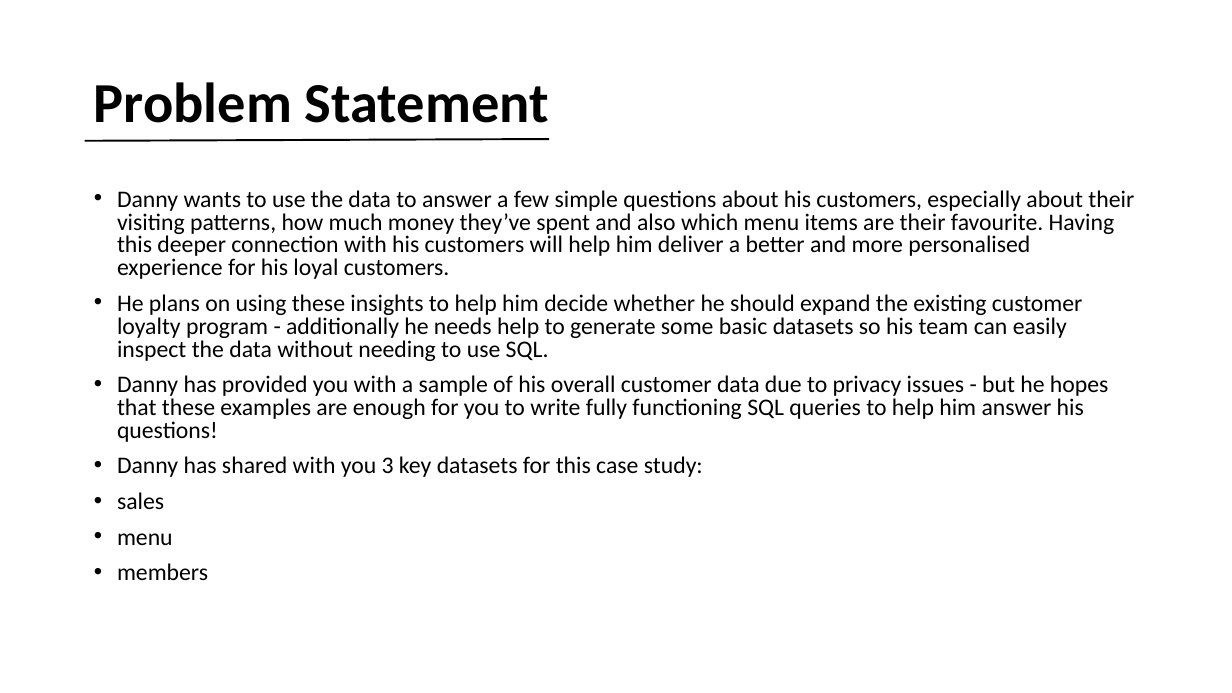
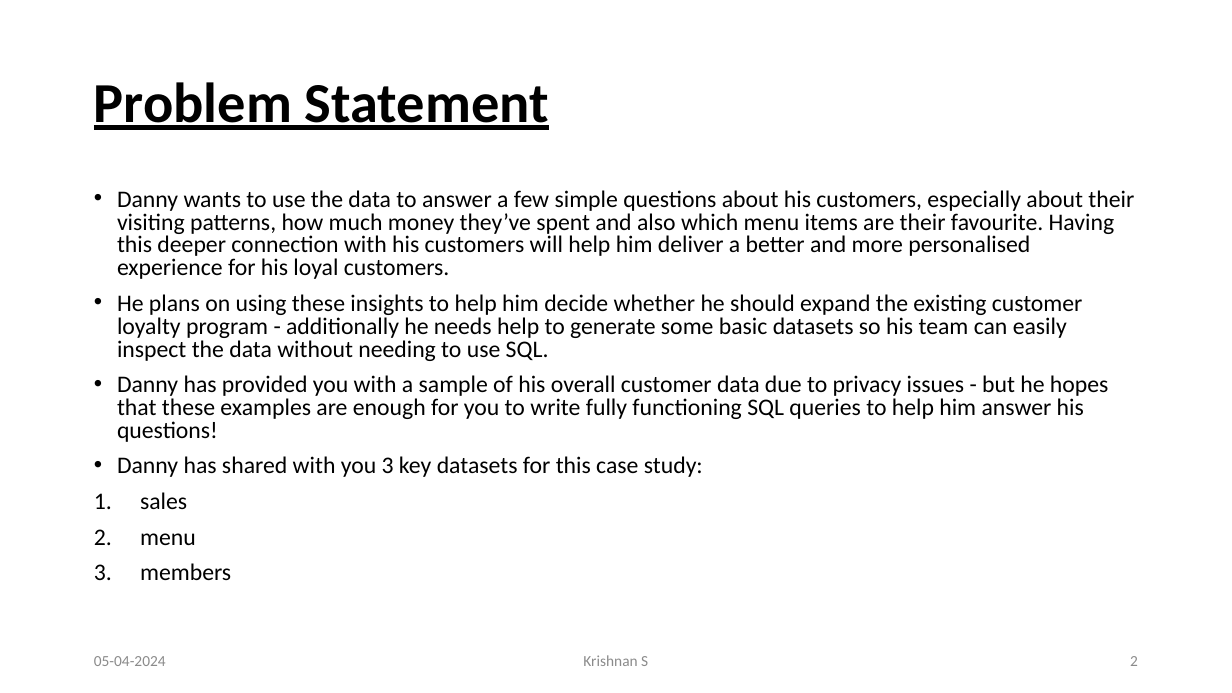
Before and after one commit to Krishnann-s/8-Week-SQL-Challenge, a slide deck: slide 2 of Case Study 1/Case Study 1# Dannys Dinner.pptx. Drawn at 1232x693 pixels with LibreOffice and Linux fonts; fonts in the diff are those of the drawing. Boxes give left, top, right and bottom in pixels: in the first picture for what was removed or moved away, otherwise in the second. Text is boxed around its words. In the diff, an @@ line names an element or a change of style, - is before the commit and + after.

```diff
--- a/Case Study 1/Case Study 1# Dannys Dinner.pptx
+++ b/Case Study 1/Case Study 1# Dannys Dinner.pptx
@@ title "Problem Statement" at (94,82,549,130): underline on @@
@@ line removed from (85, 140) to (549, 139) @@
@@ text at (140,492,231,580): bullet • to 1. @@
@@ text added at (94,656,166,666), 12 pt, text #8C8C8C @@
+05-04-2024
@@ text added at (583,655,648,666), 12 pt, text #8C8C8C @@
+Krishnan S
@@ page number added at (1130,656,1138,666), 12 pt, text #8C8C8C @@
+2
```
Also in this commit, not shown: 15 other slides changed, 7 other files.
